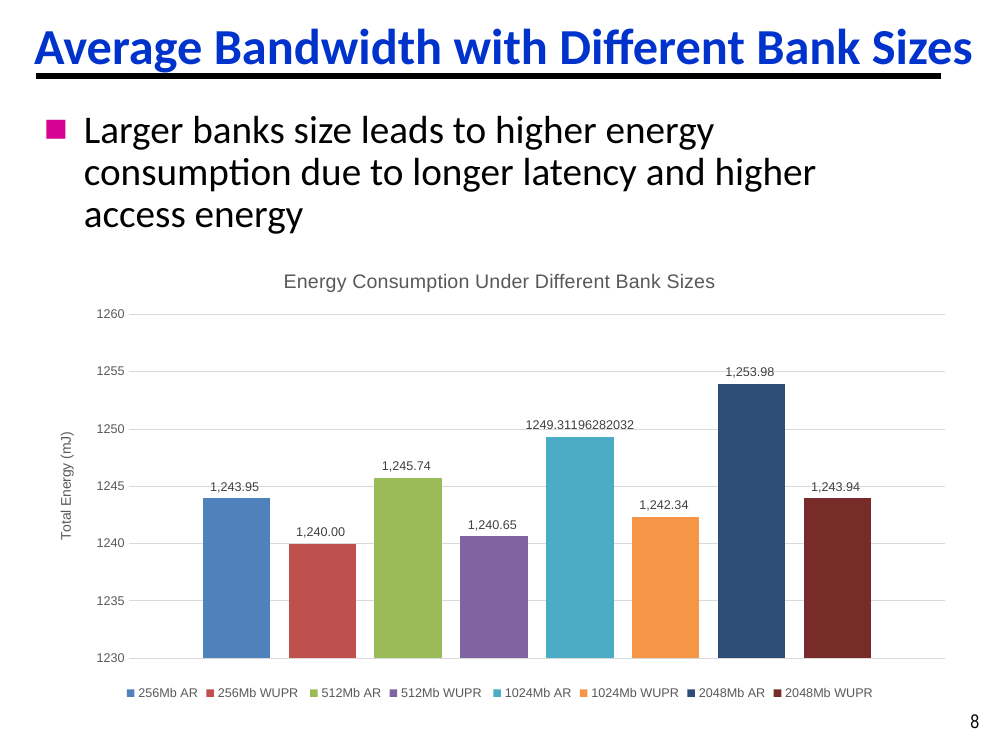
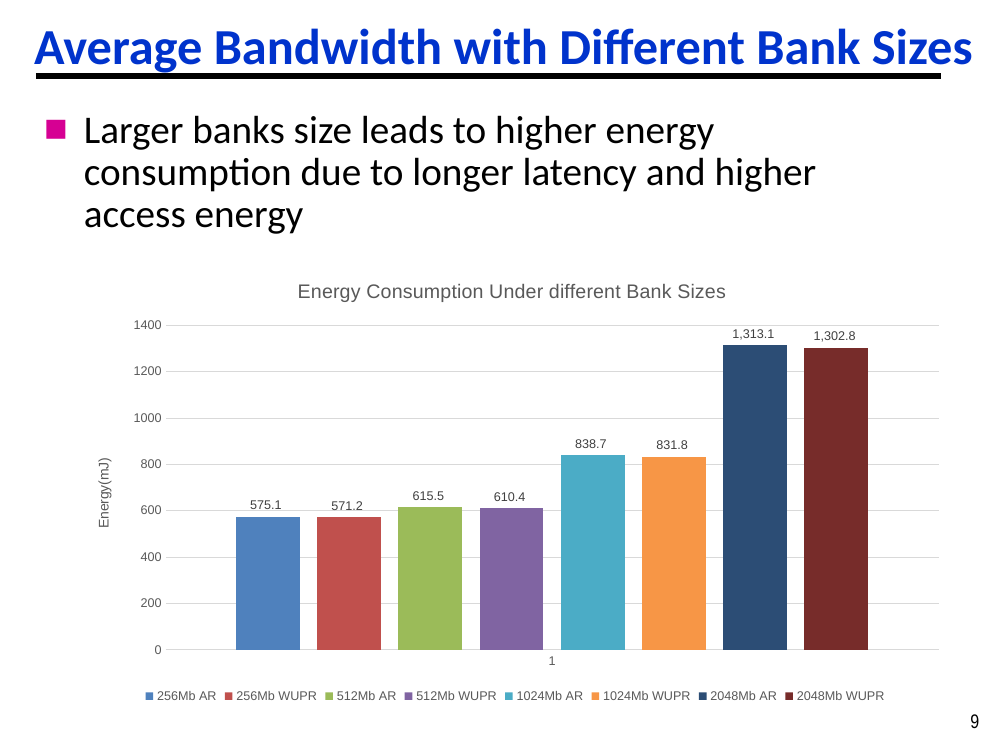
Before and after one commit to ph1223/Dram_controller, a slide deck: slide 9 of DRAM_System_Analysis/2025_06_25_Different_Bank_Sizes_Analysis.pptx (slide 8 before the commit). Drawn at 1008x756 pixels with LibreOffice and Linux fonts; fonts in the diff are those of the drawing. Boxes give left, top, right and bottom in pixels: in the first picture for what was removed or moved away, otherwise in the second. Text is boxed around its words. In the diff, an @@ line names an element or a change of style, - is before the commit and + after.

```diff
--- a/DRAM_System_Analysis/2025_06_25_Different_Bank_Sizes_Analysis.pptx
+++ b/DRAM_System_Analysis/2025_06_25_Different_Bank_Sizes_Analysis.pptx
@@ column chart at <box>74,261,956,708</box> @@
@@ title "Energy Consumption Under Different Bank Sizes " to "Energy Consumption Under different Bank Sizes  " @@
@@ 256Mb AR, 1: 1243.95 to 575.1 @@
@@ data labels of 256Mb AR changed @@
-256Mb WUPR : 1240
+256Mb WUPR: 571.2
@@ data labels of 256Mb WUPR changed @@
@@ 512Mb AR, 1: 1245.74 to 615.5 @@
@@ data labels of 512Mb AR changed @@
-512Mb WUPR : 1240.65
+512Mb WUPR: 610.4
@@ data labels of 512Mb WUPR changed @@
@@ 1024Mb AR, 1: 1249.311963 to 838.7 @@
@@ data labels of 1024Mb AR changed @@
@@ 1024Mb WUPR, 1: 1242.34 to 831.8 @@
@@ data labels of 1024Mb WUPR changed @@
@@ 2048Mb AR, 1: 1253.98 to 1313.1 @@
@@ data labels of 2048Mb AR changed @@
@@ 2048Mb WUPR, 1: 1243.94 to 1302.8 @@
@@ data labels of 2048Mb WUPR changed @@
@@ value axis title "Total Energy (mJ) " to "Energy(mJ) " @@
@@ category axis changed @@
@@ value axis changed @@
@@ column chart: place and size @@
-column chart at <box>36,252,964,706</box>
+column chart at <box>74,261,956,708</box>
@@ page number at <box>970,714,979,729</box>: text changed @@
-8
+9
```
Also in this commit, not shown: 4 other slides changed, 1 slide added, 15 other files.
